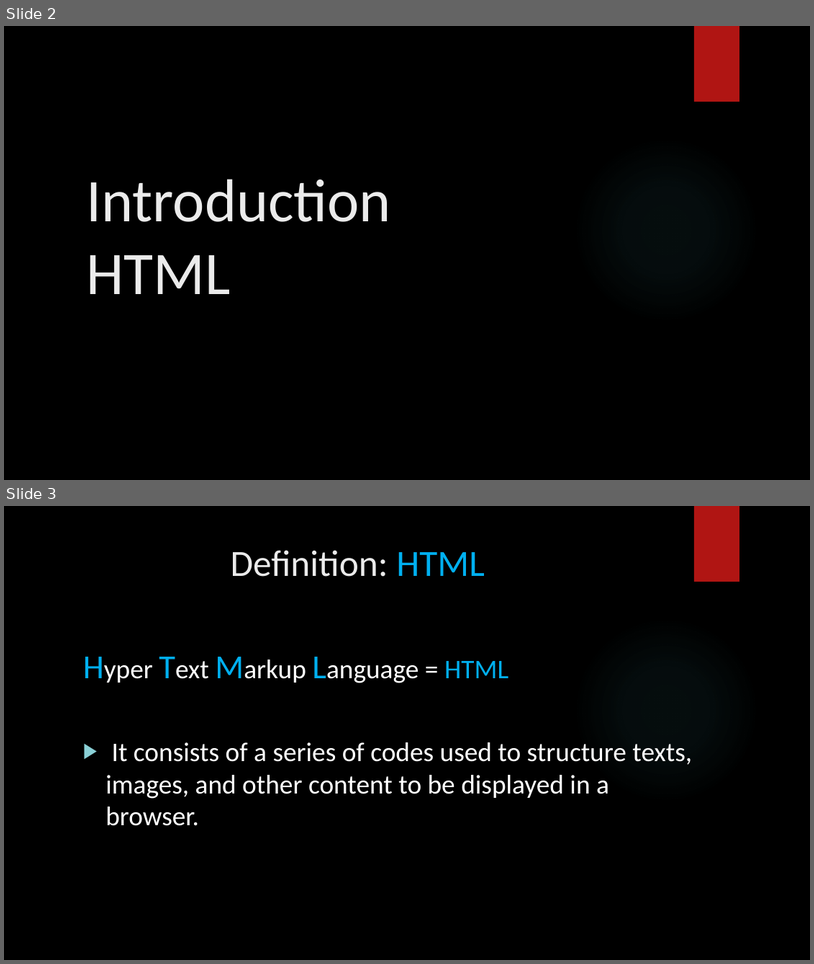
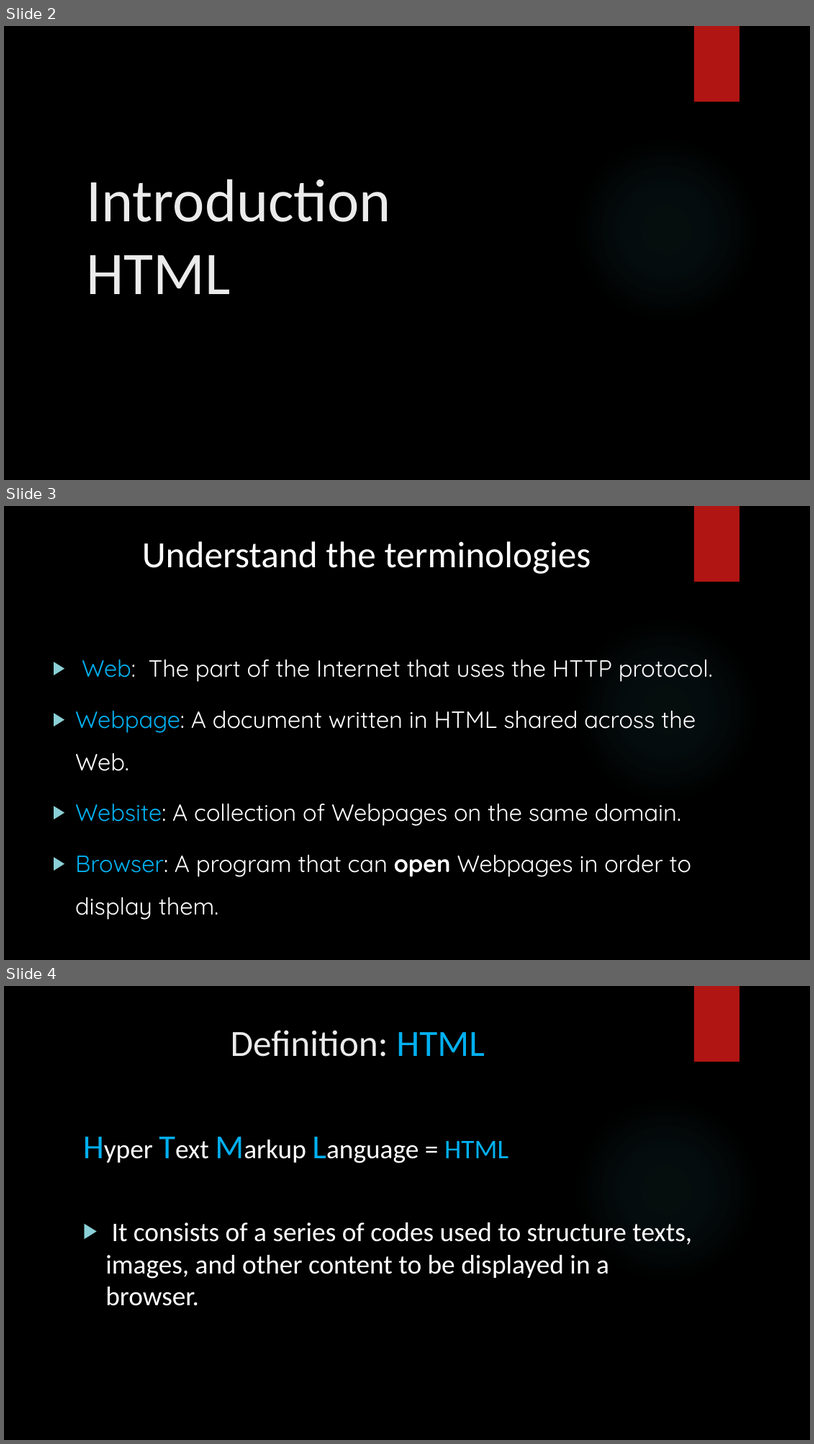
Before and after one commit to BachAmadou/code-lectures, a slide deck: HTML/HTML.pptx. Shown one above the other, each under a label of ours: slides 2 and 3 before the commit, slides 2, 3 and 4 after it. The pictures are 814x964 and 814x1444 pixels, drawn with LibreOffice and Linux fonts; fonts in the diff are those of the drawing; background and template pictures are left out. Boxes give left, top, right and bottom in pixels: in the first picture for what was removed or moved away, otherwise in the second. Text is boxed around its words. In the diff, an @@ line names an element or a change of style, - is before the commit and + after.

```diff
--- a/HTML/HTML.pptx
+++ b/HTML/HTML.pptx
@@ slide 3 added at (x1=4, y1=506, x2=810, y2=960), background picture (left out); not listed: 2 template elements that a slide beside it also shows @@
@@ title added at (x1=142, y1=541, x2=592, y2=574), 44 pt, text #FFFFFF @@
+Understand the terminologies
@@ text added at (x1=75, y1=659, x2=713, y2=919), 28 pt, text #FFFFFF @@
+▶ Web: The part of the Internet that uses the HTTP protocol.
+▶ Webpage: A document written in HTML shared across the Web.
+▶ Website: A collection of Webpages on the same domain.
+▶ Browser: A program that can open Webpages in order to display them.
@@ what was slide 3 is now slide 4 @@
```
Also in this commit, not shown: 8 slides changed, 5 other slides added, 42 other files.
